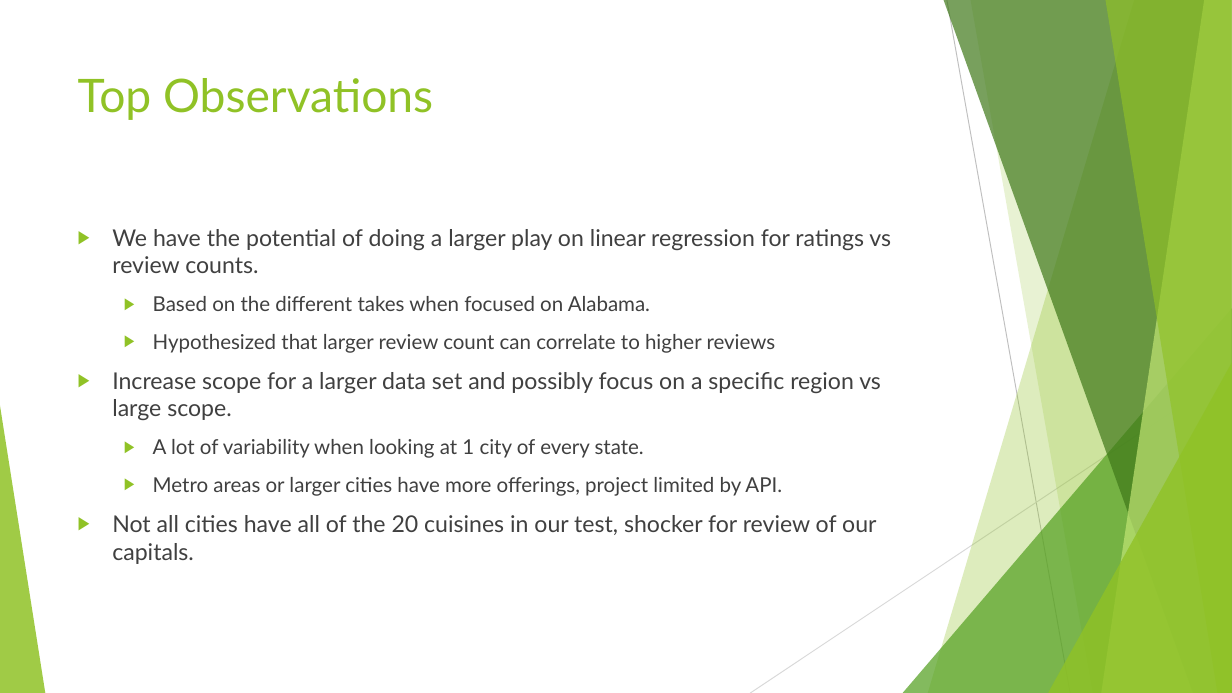
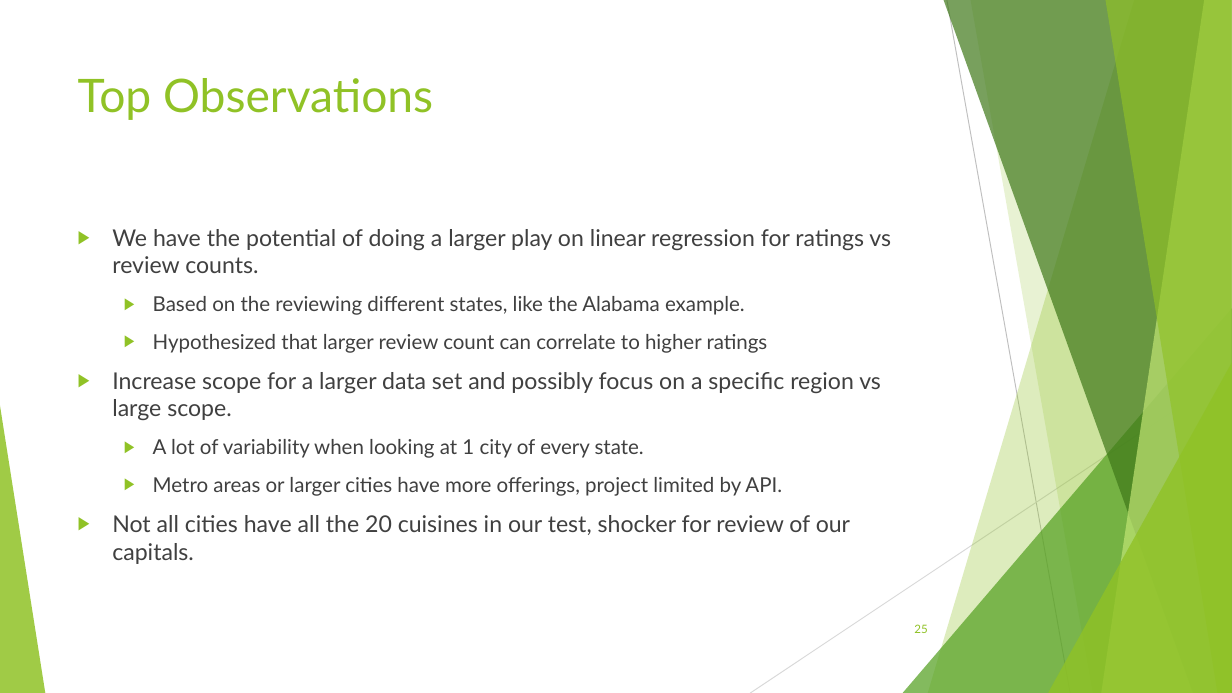
Before and after one commit to Cnw695/Project_1, a slide deck: slide 25 of final_project_one_slides.pptx (slide 24 before the commit). Drawn at 1232x693 pixels with LibreOffice and Linux fonts; fonts in the diff are those of the drawing. Boxes give left, top, right and bottom in pixels: in the first picture for what was removed or moved away, otherwise in the second. Text is boxed around its words. In the diff, an @@ line names an element or a change of style, - is before the commit and + after.

```diff
--- a/final_project_one_slides.pptx
+++ b/final_project_one_slides.pptx
@@ text at (153,296,768,353): text changed @@
-  ▶ Based on the different takes when focused on Alabama.
-  ▶ Hypothesized that larger review count can correlate to higher reviews
+  ▶ Based on the reviewing different states, like the Alabama example.
+  ▶ Hypothesized that larger review count can correlate to higher ratings
@@ text at (112,515,850,564): text changed @@
-▶ Not all cities have all of the 20 cuisines in our test, shocker for review of our capitals.
+▶ Not all cities have all the 20 cuisines in our test, shocker for review of our capitals.
@@ page number added at (914,624,927,633), 9 pt, text #90C226 @@
+25
```
Also in this commit, not shown: 12 other slides changed, 13 slides added, 12 slides removed, 10 other files.
